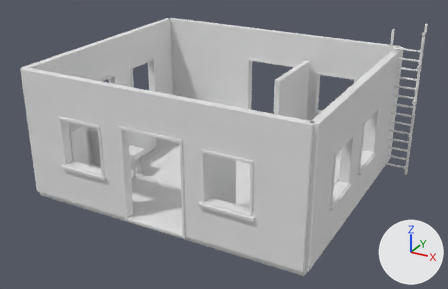
An edit to the OBJ model verdant-exchange-r1/Assets/botanical-genetics-laboratory-state-2.obj, drawn before and after from the same camera.
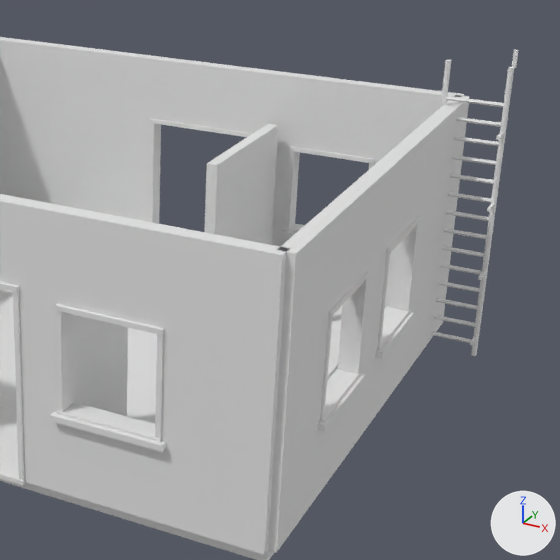
Each version appears first whole from a camera (50 mm lens) standing at (7.04, -12.73, 7.32) and looking at (0.29, -0.45, 1.19), and next in a close-up on the part from 39% to 100% of the width and 0% to 95% of the height. The lights are fixed; the arrows at lower right show +X, +Y and +Z. The older version's two pictures come first. Where no turn or scale is listed for an object, it has been applied to the vertices.

The older version as bpy lines, for what is in view:
```python
me_botanical_genetics_laboratory_state_2 = bpy.data.meshes.new('botanical-genetics-laboratory-state-2')
me_botanical_genetics_laboratory_state_2.from_pydata(...)  # 1452 vertices, 2590 faces; spans x -3.67..4.2, y -3.17..3.17, z 0.0..4.0
ob_botanical_genetics_laboratory_state_2 = bpy.data.objects.new('botanical-genetics-laboratory-state-2', me_botanical_genetics_laboratory_state_2)
ob_botanical_genetics_laboratory_state_2.location = (0.0, 0.0, 0.0)
```
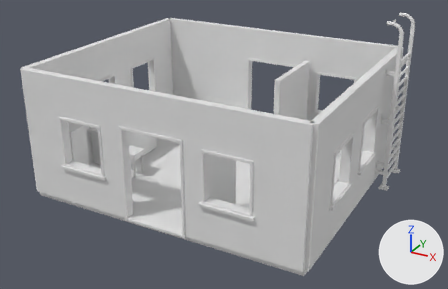
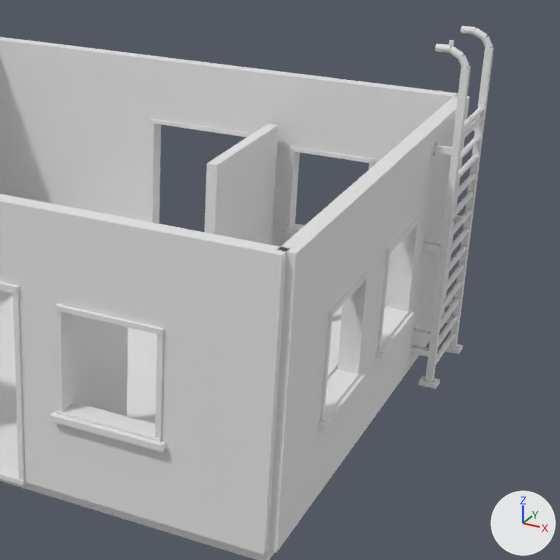
Where the change shows, as pixel boxes [x1, y1, x2, y2] in the close-ups (560 x 560 px):
'botanical-genetics-laboratory-state-2', reshaped: before [0, 37, 519, 560]; after [0, 26, 494, 560]
part 1 of me_botanical_genetics_laboratory_state_2, added: after [418, 376, 440, 389]
part 2 of me_botanical_genetics_laboratory_state_2, added: after [420, 234, 427, 256]
part 3 of me_botanical_genetics_laboratory_state_2, added: after [446, 344, 463, 354]
part 4 of me_botanical_genetics_laboratory_state_2, added (mostly hidden): after [452, 215, 464, 224]
part 5 of me_botanical_genetics_laboratory_state_2, added: after [436, 332, 456, 364]
part 6 of me_botanical_genetics_laboratory_state_2, added: after [438, 315, 458, 347]
part 7 of me_botanical_genetics_laboratory_state_2, added: after [440, 298, 460, 329]
part 8 of me_botanical_genetics_laboratory_state_2, added: after [442, 281, 462, 311]
part 9 of me_botanical_genetics_laboratory_state_2, added: after [444, 263, 465, 293]
part 10 of me_botanical_genetics_laboratory_state_2, added: after [446, 246, 467, 275]
part 11 of me_botanical_genetics_laboratory_state_2, deleted (mostly hidden): before [436, 117, 501, 310]
part 12 of me_botanical_genetics_laboratory_state_2, built on: before [432, 50, 519, 356]; after [409, 26, 494, 382]

The change in detail:
me_botanical_genetics_laboratory_state_2 is used by ob_botanical_genetics_laboratory_state_2; location (0.0, 0.0, 0.0).
me_botanical_genetics_laboratory_state_2 had 1452 vertices, 2590 faces and spanned x -3.67..4.2, y -3.17..3.17, z 0.0..4.0.
me_botanical_genetics_laboratory_state_2 now has 2112 vertices, 3790 faces and spans x -3.67..3.96, y -3.17..3.17, z 0.0..4.25.
me_botanical_genetics_laboratory_state_2 part 1: a new loose piece, a box spanning x 3.74..3.96, y 1.36..1.54, z 0.0..0.05.
me_botanical_genetics_laboratory_state_2 part 2: a new loose piece, a box spanning x 3.56..3.595, y 1.36..1.54, z 1.69..1.91.
me_botanical_genetics_laboratory_state_2 part 3: a new loose piece, a box spanning x 3.74..3.96, y 2.46..2.64, z 0.0..0.05.
me_botanical_genetics_laboratory_state_2 part 4: a new loose piece, a box spanning x 3.59..3.85, y 2.513..2.588, z 1.762..1.837.
me_botanical_genetics_laboratory_state_2 part 5: a new loose piece, a 10-sided cylinder along y spanning x 3.815..3.885, y 1.45..2.55, z 0.207..0.273.
me_botanical_genetics_laboratory_state_2 part 6: a new loose piece, a 10-sided cylinder along y spanning x 3.815..3.885, y 1.45..2.55, z 0.447..0.513.
me_botanical_genetics_laboratory_state_2 part 7: a new loose piece, a 10-sided cylinder along y spanning x 3.815..3.885, y 1.45..2.55, z 0.687..0.753.
me_botanical_genetics_laboratory_state_2 part 8: a new loose piece, a 10-sided cylinder along y spanning x 3.815..3.885, y 1.45..2.55, z 0.927..0.993.
me_botanical_genetics_laboratory_state_2 part 9: a new loose piece, a 10-sided cylinder along y spanning x 3.815..3.885, y 1.45..2.55, z 1.167..1.233.
me_botanical_genetics_laboratory_state_2 part 10: a new loose piece, a 10-sided cylinder along y spanning x 3.815..3.885, y 1.45..2.55, z 1.407..1.473.
me_botanical_genetics_laboratory_state_2 part 11: 6 loose pieces with 84 vertices, spanning x 3.41..4.15, y 2.42..2.48, z 0.68..3.12, are deleted.
me_botanical_genetics_laboratory_state_2 part 12: 84 vertices moved from x 3.38..4.2, y 2.21..2.5, z 0.04..3.8 to x 3.56..3.94, y 1.36..1.54, z 0.0..3.11; 136 vertices removed from x 3.38..4.2, y 2.21..2.5, z 0.04..4.0; 426 vertices added at x 3.5..3.94, y 1.36..2.59, z 0.0..4.25.
Other edits to the shape of me_botanical_genetics_laboratory_state_2 do not show in these pictures.
